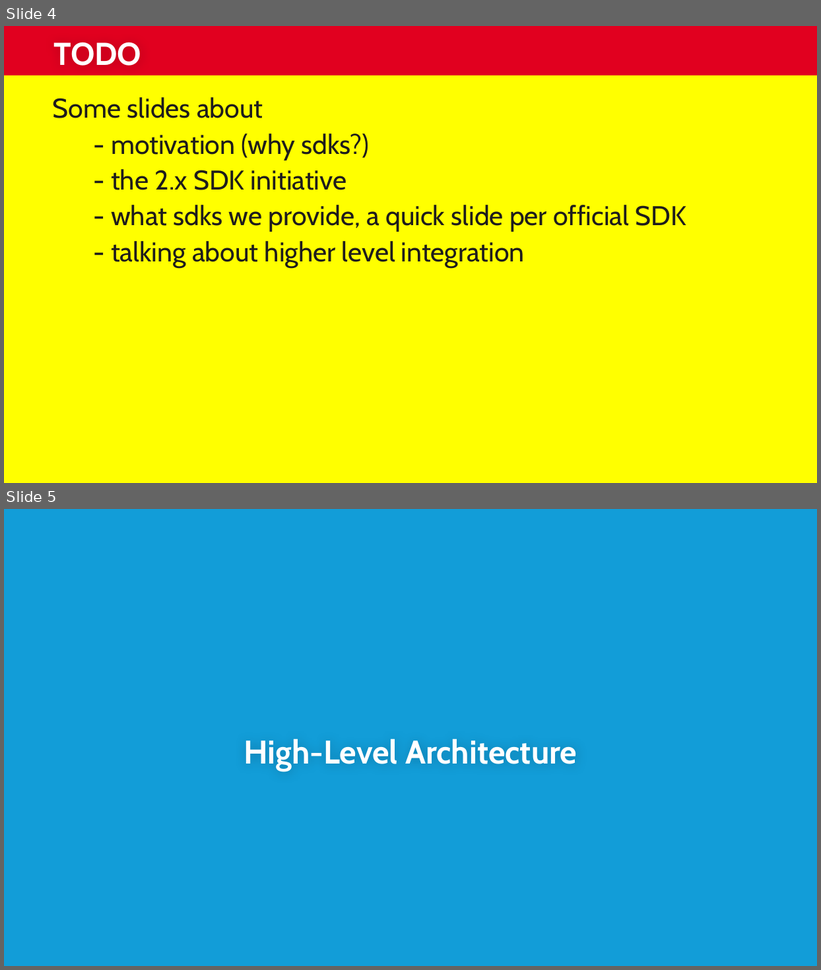
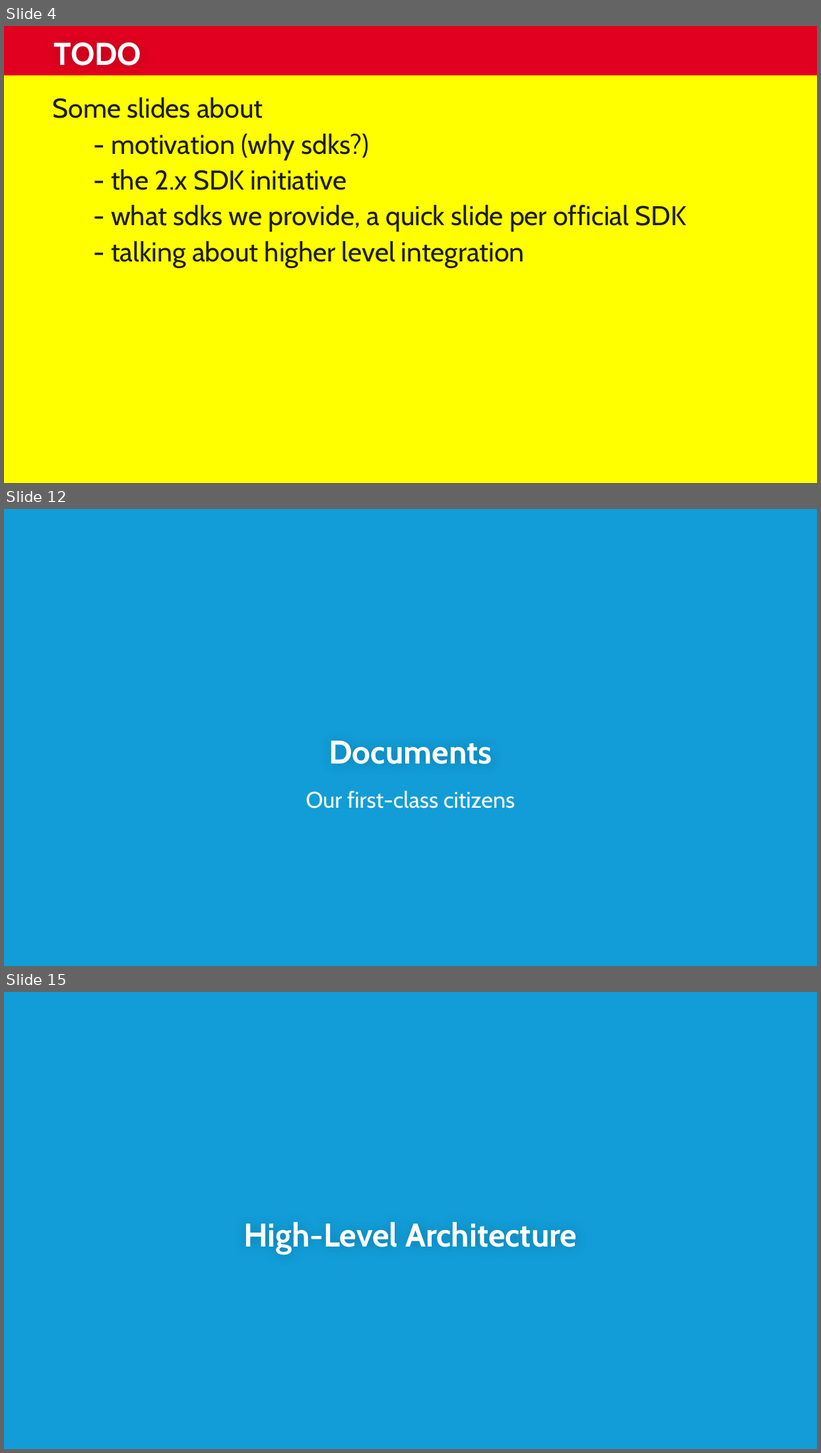
Before and after one commit to subalakr/workshop, a slide deck: server/presentations/03_SDKs.pptx. Shown one above the other, each under a label of ours: slides 4 and 5 before the commit, slides 4, 12 and 15 after it; the slides between them are not shown. The pictures are 821x970 and 821x1453 pixels, drawn with LibreOffice and Linux fonts; fonts in the diff are those of the drawing; background and template pictures are left out. Boxes give left, top, right and bottom in pixels: in the first picture for what was removed or moved away, otherwise in the second. Text is boxed around its words. In the diff, an @@ line names an element or a change of style, - is before the commit and + after.

```diff
--- a/server/presentations/03_SDKs.pptx
+++ b/server/presentations/03_SDKs.pptx
@@ slide 12 added at bbox=[4, 509, 817, 966], background #129DD8 @@
@@ title added at bbox=[329, 741, 492, 764], 29 pt, text #FFFFFF, bold @@
+Documents
@@ subtitle added at bbox=[306, 791, 515, 809], 20 pt, text #FFFFFF @@
+Our first-class citizens
@@ what was slide 5 is now slide 15 @@
```
Also in this commit, not shown: 11 other slides added, 13 slides removed.
